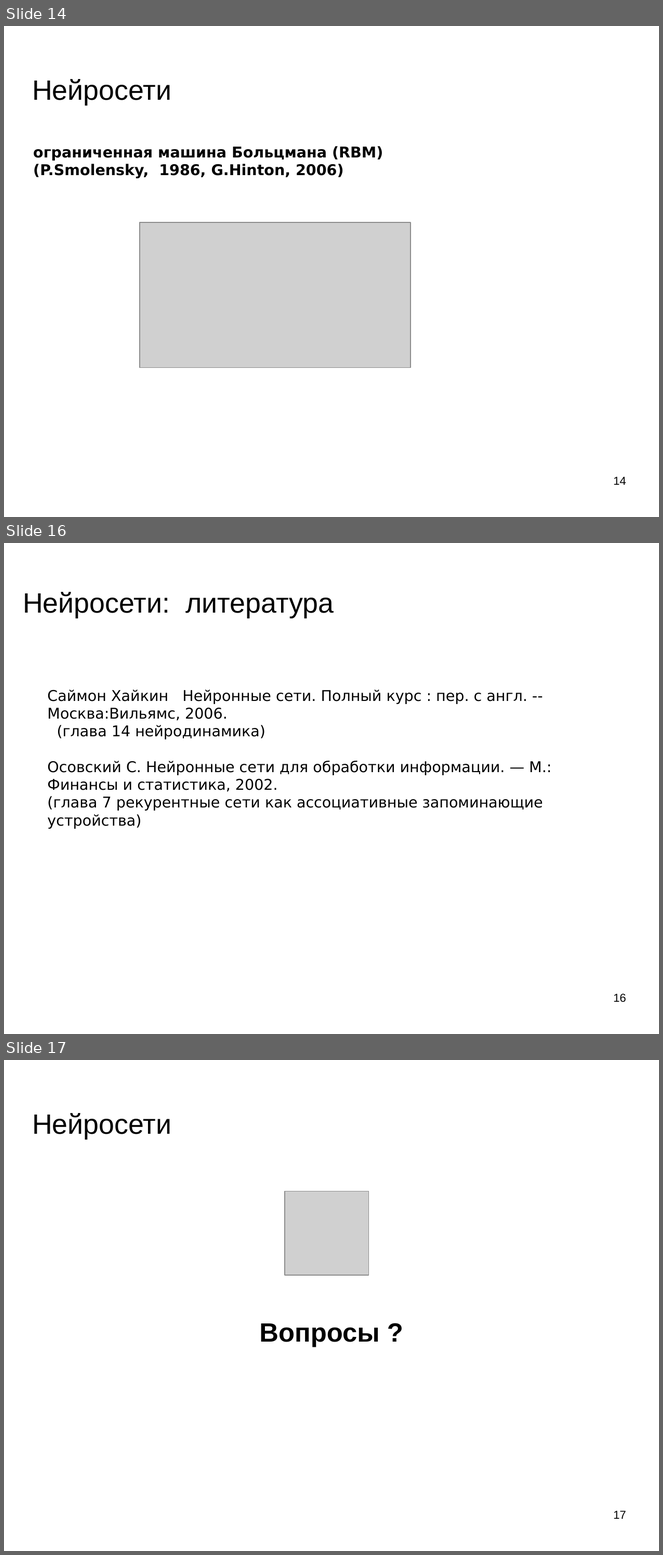
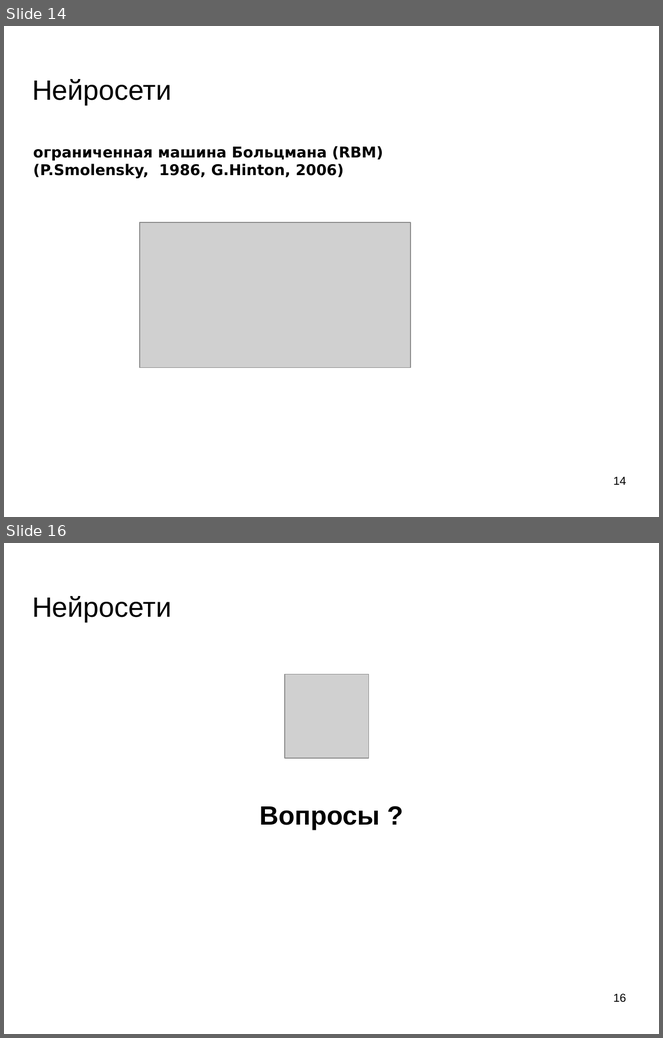
Before and after one commit to mechanoid5/ml_lectorium_legacy, a slide deck: 28-hopfield.odp. Shown one above the other, each under a label of ours: slides 14, 16 and 17 before the commit, slides 14 and 16 after it; the slides between them are not shown. The pictures are 663x1555 and 663x1038 pixels, drawn with LibreOffice and Linux fonts; fonts in the diff are those of the drawing; grey boxes stand for pictures; background and template pictures are left out. Boxes give left, top, right and bottom in pixels: in the first picture for what was removed or moved away, otherwise in the second. Text is boxed around its words. In the diff, an @@ line names an element or a change of style, - is before the commit and + after.

```diff
--- a/28-hopfield.odp
+++ b/28-hopfield.odp
@@ slide 16 removed at [4,543,659,1034], background picture (left out) @@
@@ title removed at [23,592,334,618] @@
-Нейросети: литература
@@ text removed at [47,690,552,829] @@
-Саймон Хайкин Нейронные сети. Полный курс : пер. с англ. -- Москва:Вильямс, 2006.
-(глава 14 нейродинамика)
-Осовский С. Нейронные сети для обработки информации. — М.: Финансы и статистика, 2002.
-(глава 7 рекурентные сети как ассоциативные запоминающие устройства)
@@ page number removed at [613,994,626,1003] @@
-16
@@ what was slide 17 is now slide 16 @@
@@ page number at [613,994,626,1003]: text changed @@
-17
+16
```
Also in this commit, not shown: 1 slide changed, 12 other files.
